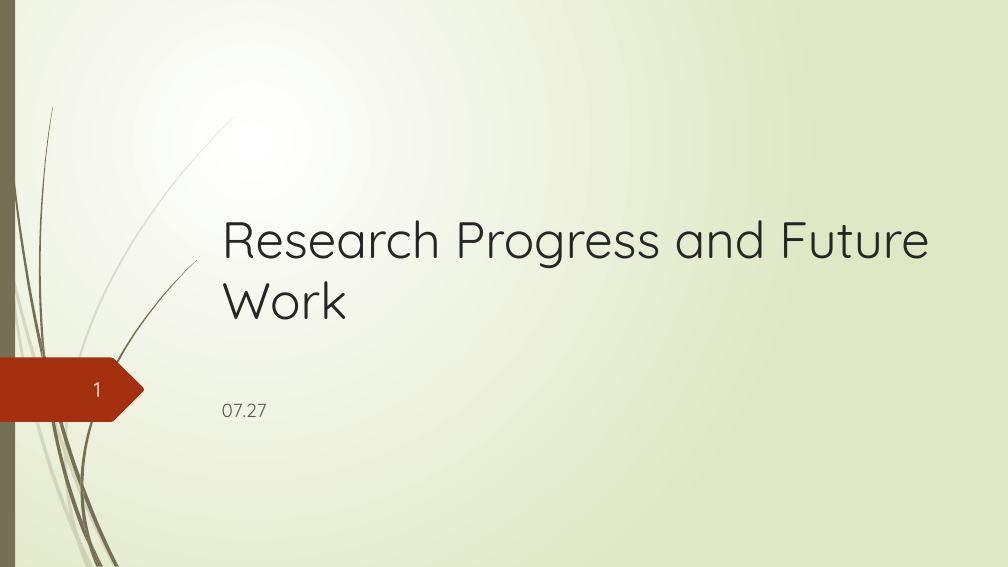
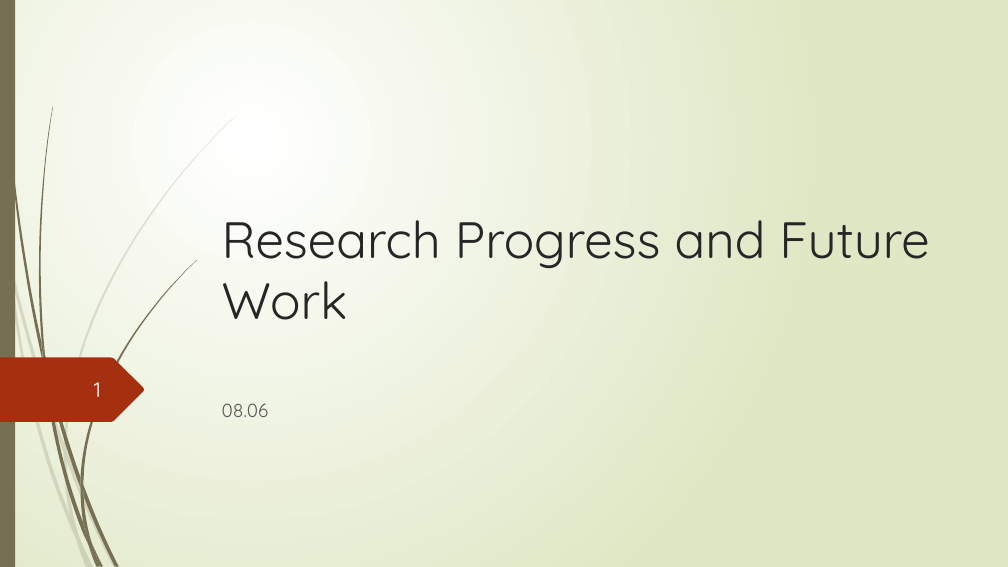
Before and after one commit to Lai-jun-yan/Academia-Sinica-internship-project, a slide deck: slide 1 of 暑期實習進度報告/08.06.pptx. Drawn at 1008x567 pixels with LibreOffice and Linux fonts; fonts in the diff are those of the drawing. Boxes give left, top, right and bottom in pixels: in the first picture for what was removed or moved away, otherwise in the second. Text is boxed around its words. In the diff, an @@ line names an element or a change of style, - is before the commit and + after.

Commit message:
修正簡報封面的日期

```diff
--- a/暑期實習進度報告/08.06.pptx
+++ b/暑期實習進度報告/08.06.pptx
@@ subtitle at bbox=[222, 403, 269, 417]: text changed @@
-07.27
+08.06
```
